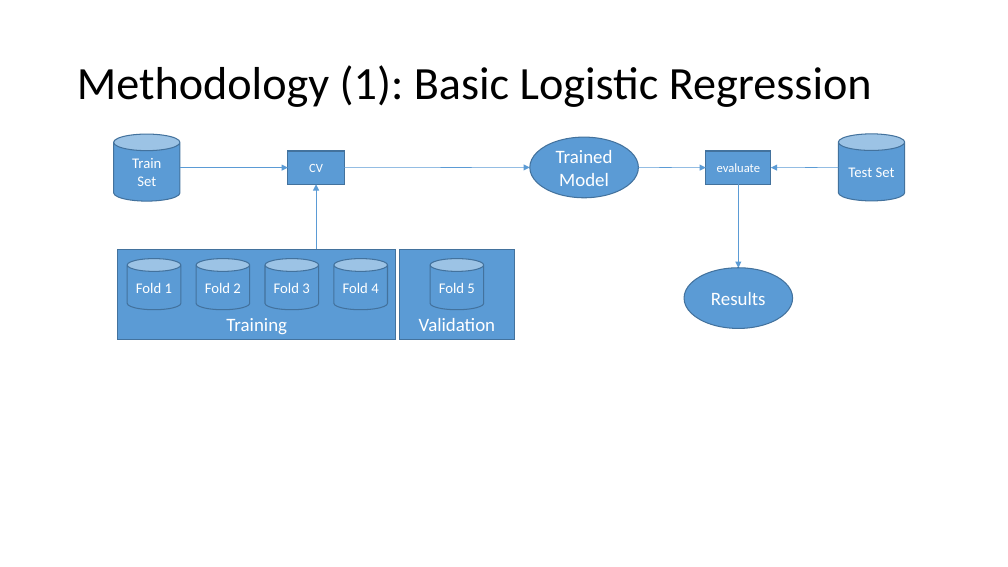
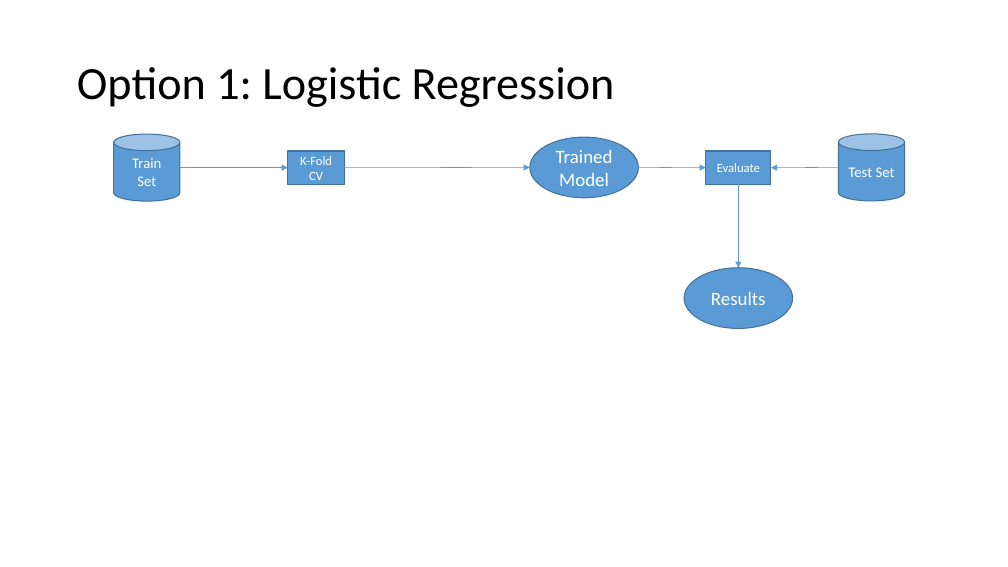
Before and after one commit to janedoesrepo/Autoencoder-ImbalancedCreditData, a slide deck: slide 5 of reports/presentation_draft_v1.pptx. Drawn at 1008x567 pixels with LibreOffice and Linux fonts; fonts in the diff are those of the drawing. Boxes give left, top, right and bottom in pixels: in the first picture for what was removed or moved away, otherwise in the second. Text is boxed around its words. In the diff, an @@ line names an element or a change of style, - is before the commit and + after.

```diff
--- a/reports/presentation_draft_v1.pptx
+++ b/reports/presentation_draft_v1.pptx
@@ title at box(77, 67, 615, 107): text changed @@
-Methodology (1): Basic Logistic Regression
+Option 1: Logistic Regression
@@ text in rectangle at box(300, 156, 332, 180): text changed @@
-CV
+K-Fold CV
@@ text in rectangle at box(717, 163, 760, 172): text changed @@
-evaluate
+Evaluate
@@ arrow removed from (316, 250) to (316, 185) @@
@@ group removed at box(118, 250, 515, 340): 5 cylinders, 2 rectangles @@
-Validation
-Training
-Fold 1
-Fold 2
-Fold 3
-Fold 4
-Fold 5
```
Also in this commit, not shown: 3 other slides changed, 1 slide added, 1 slide removed, 5 other files.
